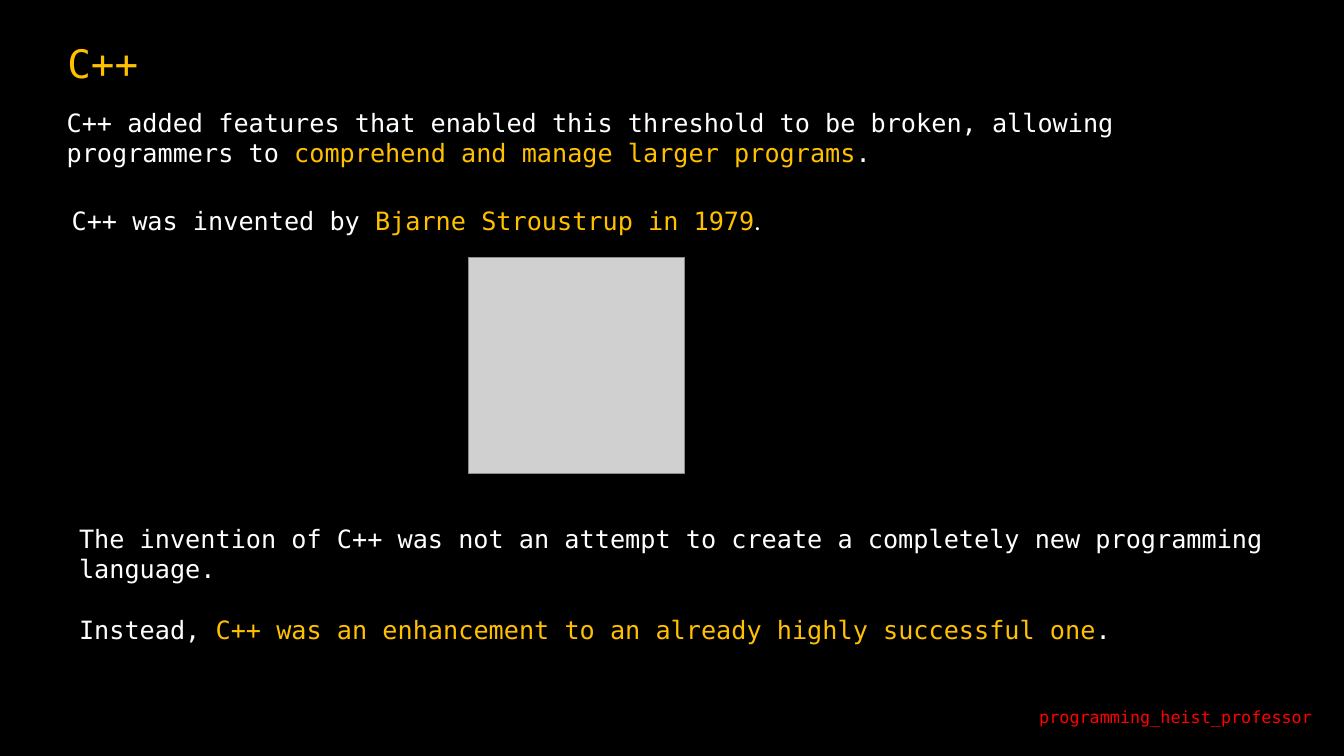
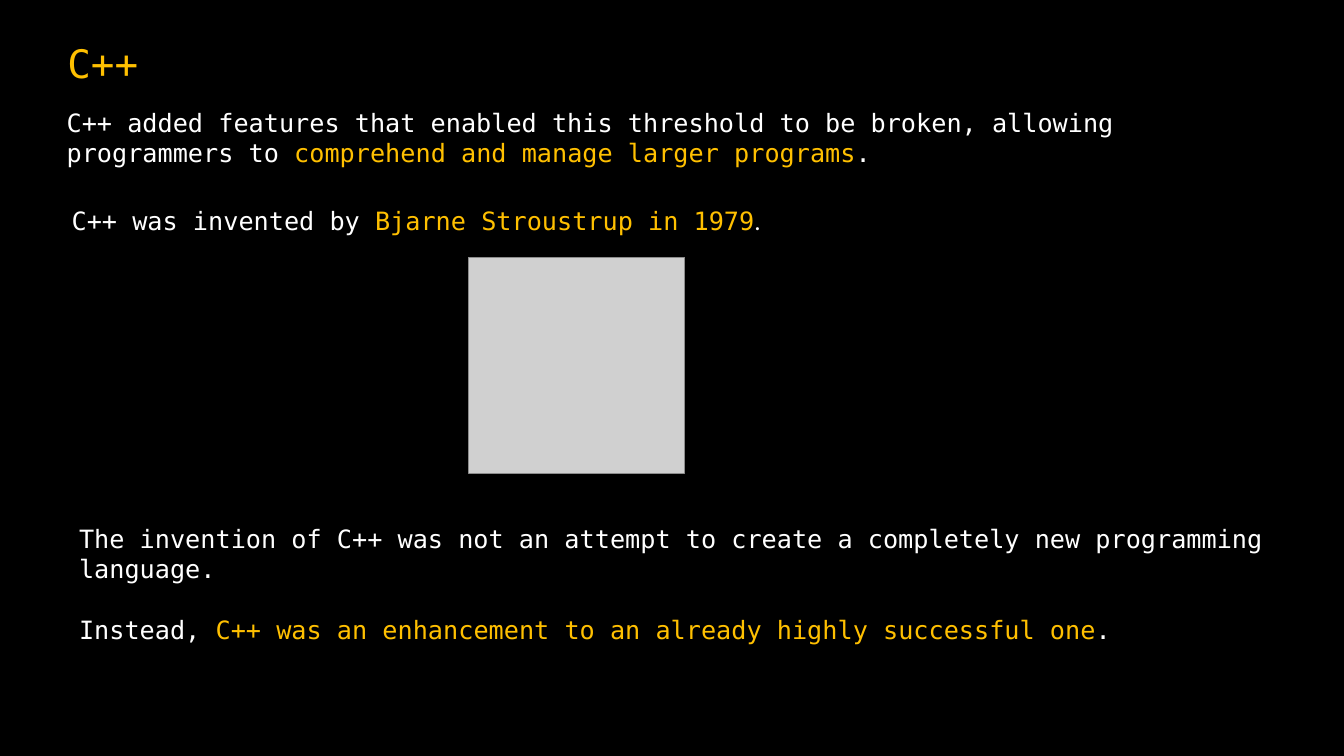
Before and after one commit to krishankansal/BCA1004T_Object_Oriented_Programming_Using_Java, a slide deck: slide 6 of Unit-I/ppt/WhyJava_1.pptx. Drawn at 1344x756 pixels with LibreOffice and Linux fonts; fonts in the diff are those of the drawing; grey boxes stand for pictures. Boxes give left, top, right and bottom in pixels: in the first picture for what was removed or moved away, otherwise in the second. Text is boxed around its words. In the diff, an @@ line names an element or a change of style, - is before the commit and + after.

```diff
--- a/Unit-I/ppt/WhyJava_1.pptx
+++ b/Unit-I/ppt/WhyJava_1.pptx
@@ text removed at (1039, 710, 1312, 727) @@
-programming_heist_professor
```
Also in this commit, not shown: 10 other slides changed, 5 slides removed.
